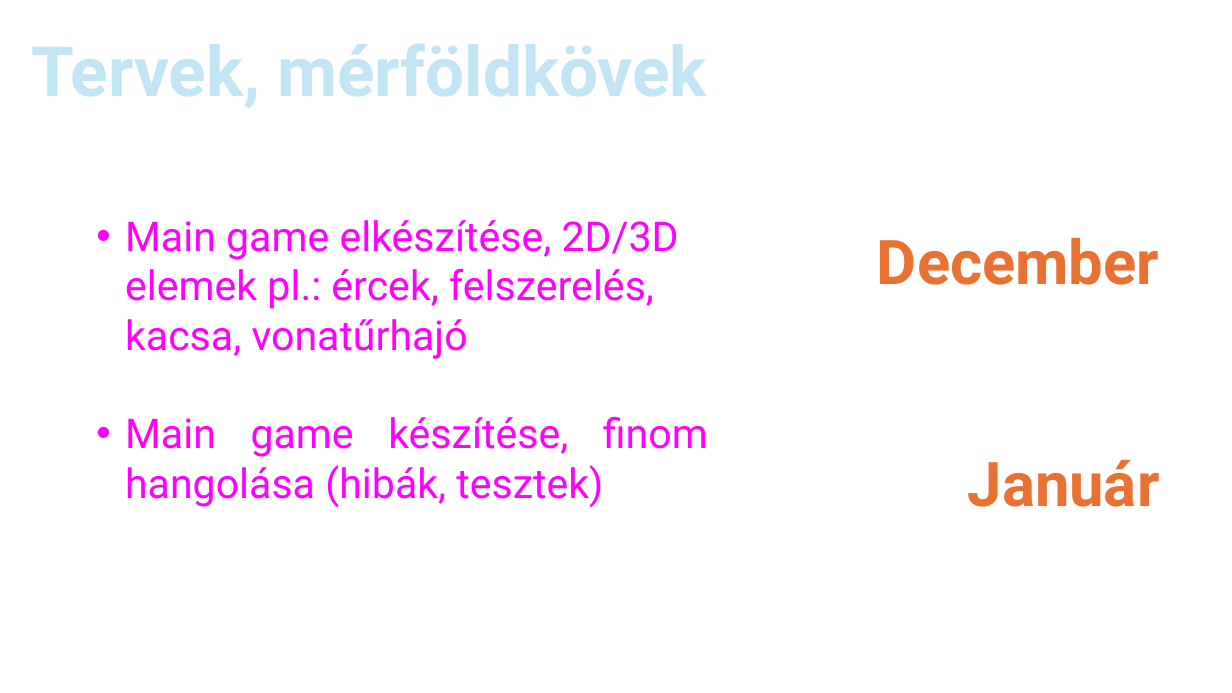
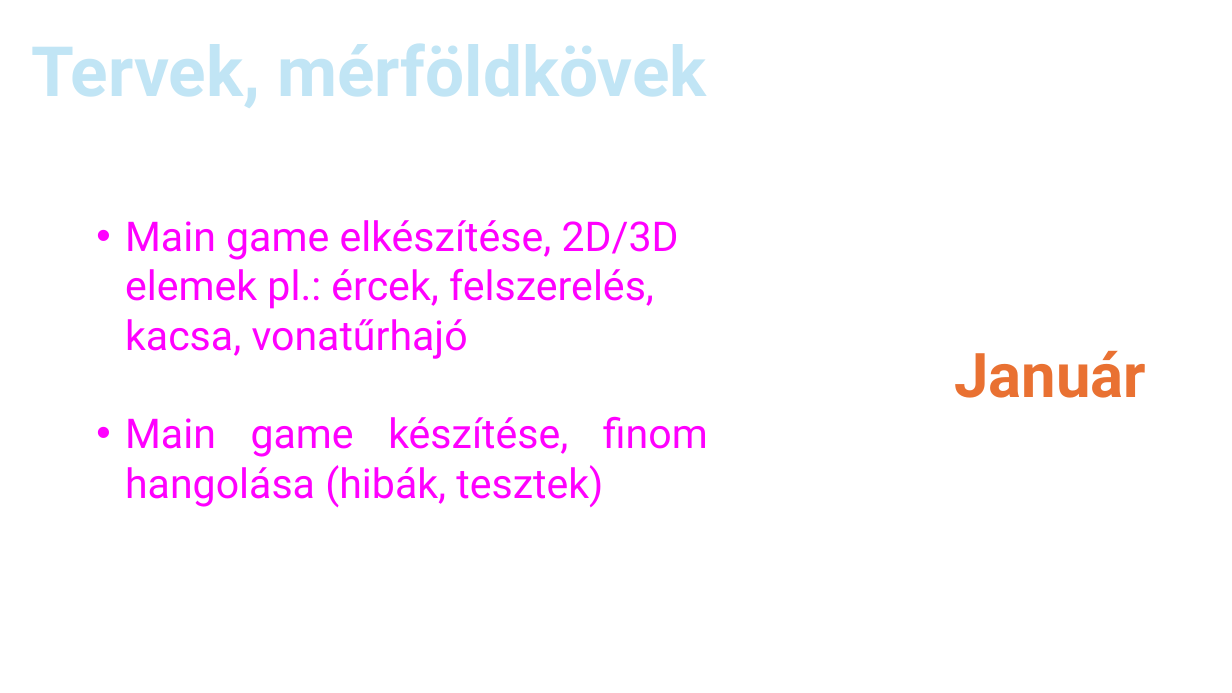
Before and after one commit to Z0lcs/SPACE-DUCK, a slide deck: slide 8 of PPT/Workshop_jan.pptx (slide 5 before the commit). Drawn at 1232x693 pixels with LibreOffice and Linux fonts; fonts in the diff are those of the drawing; background and template pictures are left out. Boxes give left, top, right and bottom in pixels: in the first picture for what was removed or moved away, otherwise in the second. Text is boxed around its words. In the diff, an @@ line names an element or a change of style, - is before the commit and + after.

```diff
--- a/PPT/Workshop_jan.pptx
+++ b/PPT/Workshop_jan.pptx
@@ text at [877,238,1159,285]: paragraph removed @@
-December
@@ text "Január": place and size @@
-text "Január" at [877,238,1160,507]
+text "Január" at [954,351,1146,398]
```
Also in this commit, not shown: 3 other slides changed, 2 slides added, 2 slides removed.
